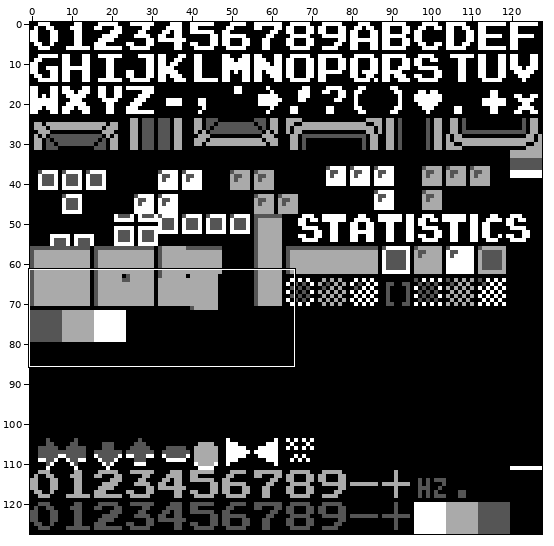
A sprite sheet gets an edit: src/chr/game_tileset.png. The picture above shows the old version from afar; the outline marks the close-up.
Close-up. Old version:
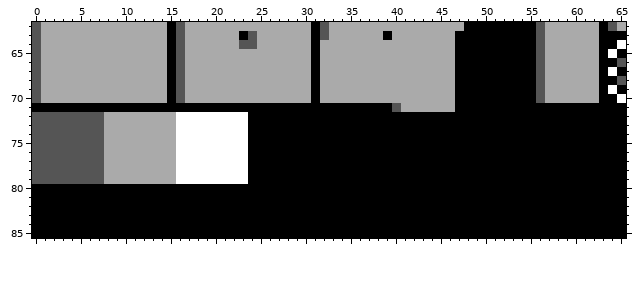
The file is 128x128 pixels. Shown: x 0..65, y 62..85.
After the commit:
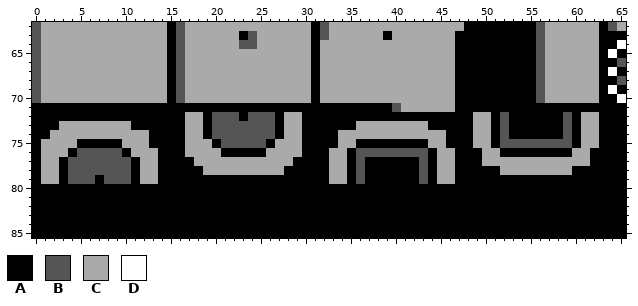
Palette (. is transparent): A #000000  B #555555  C #aaaaaa  D #ffffff
Change:
y 72: x 0..26 BBBBBBBBCCCCCCCCDDDDDDDDAAA -> AAAAAAAAAAAAAAAAACCABBBABBB; x 28..29 AA -> CC; x 49..50 AA -> CC; x 52 A -> B; x 59 A -> B; x 61..62 AA -> CC
y 73: x 0..7 BBBBBBBB -> AAACCCCC; x 11..26 CCCCCDDDDDDDDAAA -> AAAAAACCABBBBBBB; x 28..29 AA -> CC; x 36..43 AAAAAAAA -> CCCCCCCC; x 49..50 AA -> CC; x 52 A -> B; x 59 A -> B; x 61..62 AA -> CC
y 74: x 0..7 BBBBBBBB -> AACCCCCC; x 13..26 CCCDDDDDDDDAAA -> AAAACCABBBBBBB; x 28..29 AA -> CC; x 34..45 AAAAAAAAAAAA -> CCCCCCCCCCCC; x 49..50 AA -> CC; x 52 A -> B; x 59 A -> B; x 61..62 AA -> CC
y 75: x 0..9 BBBBBBBBCC -> ACCCCAAAAA; x 13..25 CCCDDDDDDDDAA -> AAAACCCABBBBB; x 27..29 AAA -> CCC; x 34..35 AA -> CC; x 44..45 AA -> CC; x 49..50 AA -> CC; x 52..59 AAAAAAAA -> BBBBBBBB; x 61..62 AA -> CC
y 76: x 0..4 BBBBB -> ACCCA; x 8..10 CCC -> BBA; x 14..23 CCDDDDDDDD -> AAACCCCAAA; x 26..29 AAAA -> CCCC; x 33..34 AA -> CC; x 36..43 AAAAAAAA -> BBBBBBBB; x 45..46 AA -> CC; x 50..51 AA -> CC; x 60..61 AA -> CC
y 77: x 0..3 BBBB -> ACCA; x 8..11 CCCC -> BBBA; x 14..28 CCDDDDDDDDAAAAA -> AAAACCCCCCCCCCC; x 33..34 AA -> CC; x 36 A -> B; x 43 A -> B; x 45..46 AA -> CC; x 50..61 AAAAAAAAAAAA -> CCCCCCCCCCCC
y 78: x 0..3 BBBB -> ACCA; x 8..11 CCCC -> BBBA; x 14..27 CCDDDDDDDDAAAA -> AAAAACCCCCCCCC; x 33..34 AA -> CC; x 36 A -> B; x 43 A -> B; x 45..46 AA -> CC; x 52..59 AAAAAAAA -> CCCCCCCC
y 79: x 0..3 BBBB -> ACCA; x 7..11 BCCCC -> ABBBA; x 14..23 CCDDDDDDDD -> AAAAAAAAAA; x 33..34 AA -> CC; x 36 A -> B; x 43 A -> B; x 45..46 AA -> CC
